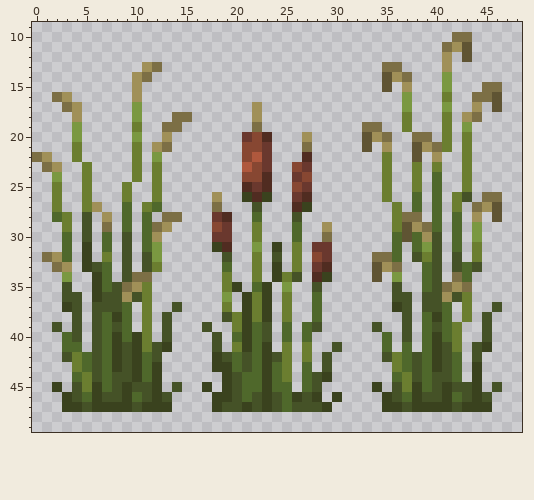
Two versions of one pixel-art sprite, src/assets/gauntlet/textures/decoration/foliage/cat_tail.png. That is the earlier state.
The file is 64x64 pixels. Shown: x 0..48, y 9..49.
New version:
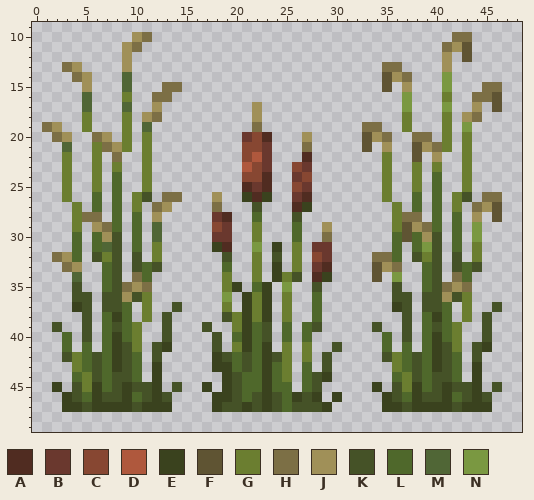
Palette (. is transparent): A #502c21  B #6a382e  C #874732  D #af583d  E #3a421e  F #5f5433  G #6b7e30  H #7c6f45  J #a09058  K #455227  L #4f682b  M #506636  N #7a9841
The exact change:
Changed rows in their new state; - is an unchanged pixel.
first column x 0:
10 ----------JH----
11 ---------JH-----
12 ---------J------
13 ---HJ----J-..---
14 ----HJ---M..----
15 -----J---M.--HH-
16 --..-M---G.-HH--
17 ---..M---M.-J---
18 ----.G---G.JH-..
19 -HJ-.G---G.M-..-
20 --HJ.-HJ-G.G-.--
21 ---M.-GHJG.G..--
22 ..-G.-G-H-.G.---
23 -..G-.G-G-.G.---
24 --.G-.G-L-.G.---
25 --.G-.G-L.-G.---
26 --.G-.L-L.GK.HH-
27 --.-G.L-L.G.HJ--
28 --..GHH.L.L.J..-
29 ---.G.J-L.L.M.--
30 ---.L.LJK.L.M---
31 ---.L.LMK.L.G---
32 -.HJL.K-K.K.G---
33 --.HJ..-K.KLK---
34 ---.M-.-K.-L----
35 ---.K-.----H----
36 ---.-K.---------
37 ---.EK.---------
38 ----.K.---------
39 ----.K.---G.----
40 ----.K.---G.----
41 ----.L.---G.----
42 ----------L.----
43 ----------L.----
44 ----------L.----
Pixel boxes of the changes (left, top, right, bottom) in both pictures:
changed: (32, 32, 192, 382)
